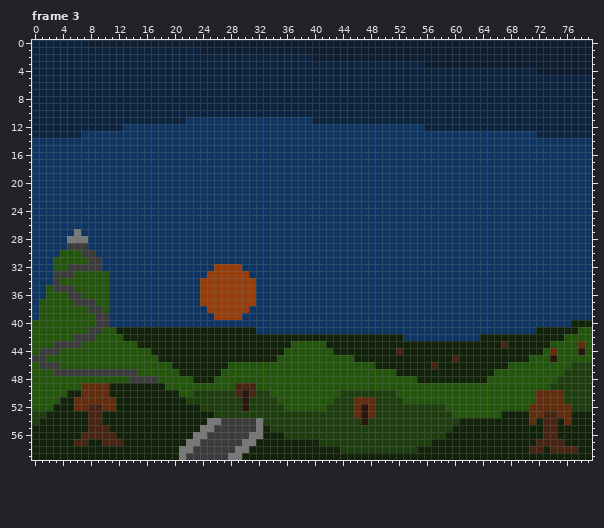
Pixel-art file -- Assets/Sprites/EndLandscape.aseprite. The picture above is the old version.
80x60 pixels, 13 frames. Colours within 5 levels of each other are drawn and written as one. Shown: frame 3. The commit also changed other frames, which this record leaves out.
The same view after the edit:
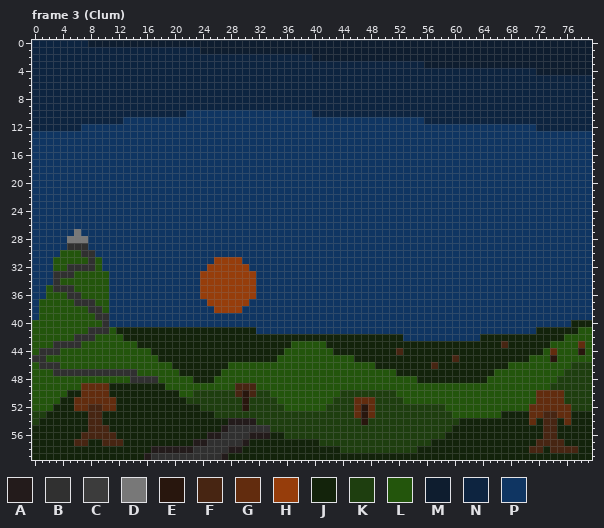
Palette (. is transparent): A #231b1b  B #303030  C #3c3c3c  D #787878  E #28160d  F #472512  G #622c0e  H #963d0b  J #13230b  K #1e3e0f  L #23550c  M #0e1d2f  N #0d2440  P #0f3562
From the commit log: Landscape sunset animation!
From old to new:
{"where": "frame 3 (Clum), layers \"Paths\", \"Sky/Sun\", \"Sky/0\""}
{"frame":3,"y":10,"x":22,"old":"NNNNNNNNNNNNNNNNNN","new":"PPPPPPPPPPPPPPPPPP"}
{"frame":3,"y":11,"x":13,"old":"NNNNNNNNN","new":"PPPPPPPPP"}
{"frame":3,"y":11,"x":40,"old":"NNNNNNNNNNNNNNNN","new":"PPPPPPPPPPPPPPPP"}
{"frame":3,"y":12,"x":7,"old":"NNNNNN","new":"PPPPPP"}
{"frame":3,"y":12,"x":56,"old":"NNNNNNNNNNNNNNNN","new":"PPPPPPPPPPPPPPPP"}
{"frame":3,"y":13,"x":0,"old":"NNNNNNN","new":"PPPPPPP"}
{"frame":3,"y":13,"x":72,"old":"NNNNNNNN","new":"PPPPPPPP"}
{"frame":3,"y":29,"x":5,"old":"CCC","new":"BBB"}
{"frame":3,"y":30,"x":7,"old":"CC","new":"BB"}
{"frame":3,"y":31,"x":8,"old":"CC","new":"BL"}
{"frame":3,"y":31,"x":26,"old":"PPPP","new":"HHHH"}
{"frame":3,"y":32,"x":5,"old":"CCCCC","new":"BBBBL"}
{"frame":3,"y":32,"x":25,"old":"P","new":"H"}
{"frame":3,"y":32,"x":30,"old":"P","new":"H"}
{"frame":3,"y":33,"x":3,"old":"CCC","new":"BBB"}
{"frame":3,"y":33,"x":24,"old":"P","new":"H"}
{"frame":3,"y":33,"x":31,"old":"P","new":"H"}
{"frame":3,"y":34,"x":3,"old":"C","new":"B"}
{"frame":3,"y":35,"x":3,"old":"CCC","new":"BBB"}
{"frame":3,"y":36,"x":5,"old":"CC","new":"BB"}
{"frame":3,"y":37,"x":6,"old":"CCC","new":"BBB"}
{"frame":3,"y":37,"x":24,"old":"H","new":"P"}
{"frame":3,"y":37,"x":31,"old":"H","new":"P"}
{"frame":3,"y":38,"x":8,"old":"CC","new":"BB"}
{"frame":3,"y":38,"x":25,"old":"H","new":"P"}
{"frame":3,"y":38,"x":30,"old":"H","new":"P"}
{"frame":3,"y":39,"x":9,"old":"CC","new":"BB"}
{"frame":3,"y":39,"x":26,"old":"HHHH","new":"PPPP"}
{"frame":3,"y":40,"x":9,"old":"CC","new":"LB"}
{"frame":3,"y":41,"x":8,"old":"CCL","new":"BBB"}
{"frame":3,"y":42,"x":6,"old":"CCC","new":"BBB"}
{"frame":3,"y":43,"x":3,"old":"CCCC","new":"BBBB"}
{"frame":3,"y":44,"x":1,"old":"CCC","new":"BBB"}
{"frame":3,"y":45,"x":0,"old":"CC","new":"BB"}
{"frame":3,"y":46,"x":1,"old":"CCC","new":"BBB"}
{"frame":3,"y":47,"x":3,"old":"CCCCCCCCCCCC","new":"BBBBBBBBBBBB"}
{"frame":3,"y":48,"x":14,"old":"CCCC","new":"BBBB"}
{"frame":3,"y":54,"x":25,"old":"DDCCCCCD","new":"JJJAAAAK"}
{"frame":3,"y":55,"x":24,"old":"DDCCCCCCDJ","new":"JJJABBBBBB"}
{"frame":3,"y":56,"x":23,"old":"DDCCCCCCDDJ","new":"JJAABBBBAAA"}
{"frame":3,"y":57,"x":22,"old":"DDCCCCCCDD","new":"JAABBBBBAJ"}
{"frame":3,"y":58,"x":17,"old":"JJJJDDCCCCCCDD","new":"AAAAAABBBBBAAJ"}
{"frame":3,"y":59,"x":16,"old":"JJJJJDCCCCCCDD","new":"ABBBBBBBBBBAJJ"}
{"label":"changed","picture_box":[32,110,592,138]}
{"label":"changed","picture_box":[32,243,158,383]}
{"label":"changed","picture_box":[200,257,256,320]}
{"label":"changed","picture_box":[144,418,270,460]}
